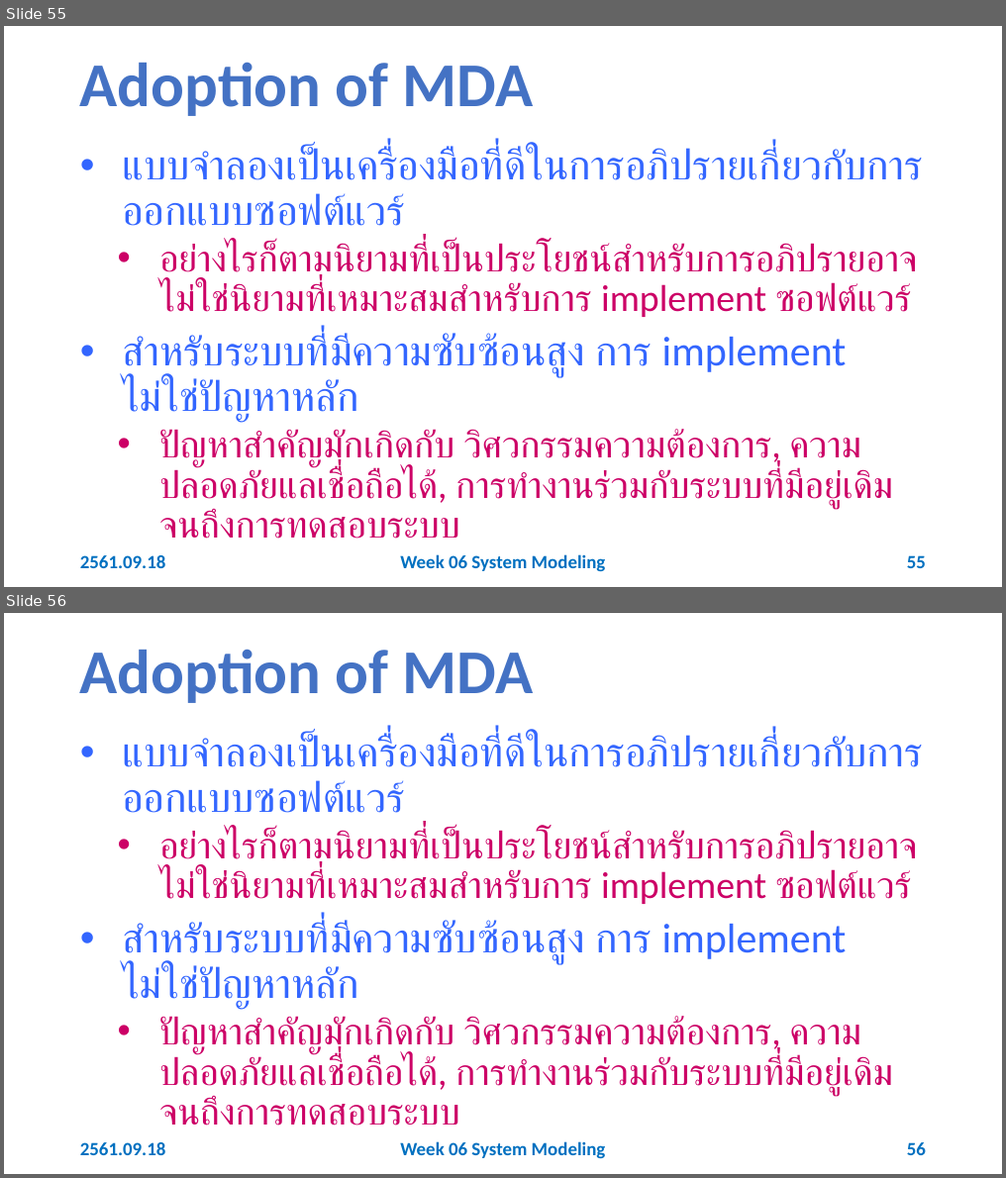
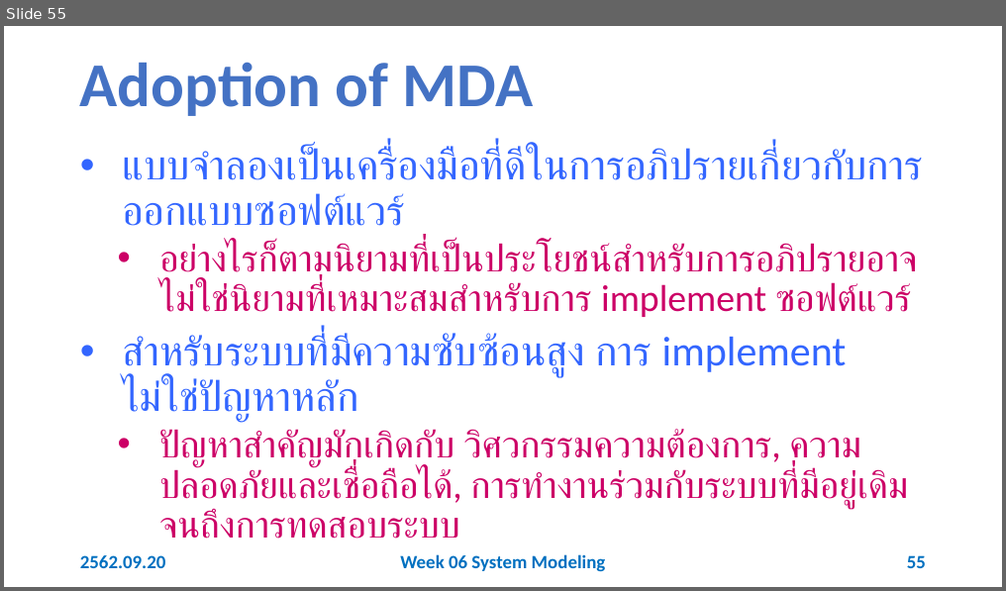
Before and after one commit to 03376806-software-engineering/Week-06-System-Modeling, a slide deck: Slides/Week 06 System Modeling.pptx. Shown one above the other, each under a label of ours: slides 55 and 56 before the commit, slide 55 after it. The pictures are 1006x1178 and 1006x591 pixels, drawn with LibreOffice and Linux fonts; fonts in the diff are those of the drawing. Boxes give left, top, right and bottom in pixels: in the first picture for what was removed or moved away, otherwise in the second. Text is boxed around its words. In the diff, an @@ line names an element or a change of style, - is before the commit and + after.

Commit message:
correction error in week 6 slide

```diff
--- a/Slides/Week 06 System Modeling.pptx
+++ b/Slides/Week 06 System Modeling.pptx
@@ slide 56 removed at [4, 613, 1002, 1174], background #FFFFFF @@
@@ title removed at [80, 649, 533, 703] @@
-Adoption of MDA
@@ text removed at [122, 735, 923, 1126] @@
-• แบบจำลองเป็นเครื่องมือที่ดีในการอภิปรายเกี่ยวกับการออกแบบซอฟต์แวร์
-  • อย่างไรก็ตามนิยามที่เป็นประโยชน์สำหรับการอภิปรายอาจไม่ใช่นิยามที่เหมาะสมสำหรับการ implement ซอฟต์แวร์
-• สำหรับระบบที่มีความซับซ้อนสูง การ implement ไม่ใช่ปัญหาหลัก
-  • ปัญหาสำคัญมักเกิดกับ วิศวกรรมความต้องการ, ความปลอดภัยแลเชื่อถือได้, การทำงานร่วมกับระบบที่มีอยู่เดิม จนถึงการทดสอบระบบ
@@ text removed at [80, 1143, 166, 1156] @@
-2561.09.18
@@ text removed at [400, 1142, 606, 1159] @@
-Week 06 System Modeling
@@ page number removed at [907, 1143, 926, 1156] @@
-56
@@ slide 55 changed as well @@
@@ text at [159, 429, 909, 539]: text changed @@
-  • ปัญหาสำคัญมักเกิดกับ วิศวกรรมความต้องการ, ความปลอดภัยแลเชื่อถือได้, การทำงานร่วมกับระบบที่มีอยู่เดิม จนถึงการทดสอบระบบ
+  • ปัญหาสำคัญมักเกิดกับ วิศวกรรมความต้องการ, ความปลอดภัยและเชื่อถือได้, การทำงานร่วมกับระบบที่มีอยู่เดิม จนถึงการทดสอบระบบ
@@ text at [80, 556, 166, 569]: text changed @@
-2561.09.18
+2562.09.20
```
Also in this commit, not shown: 56 other slides changed.
